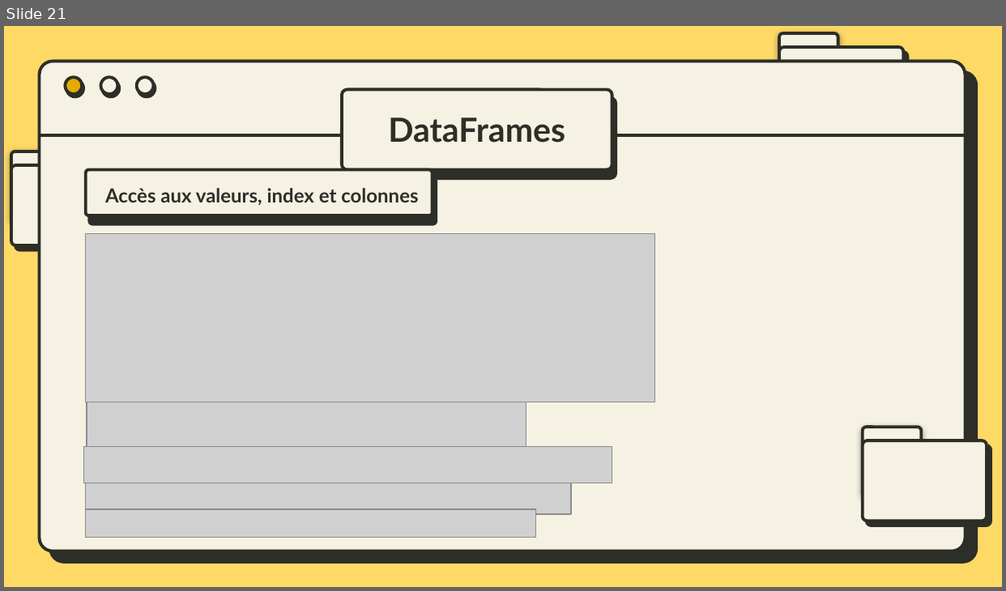
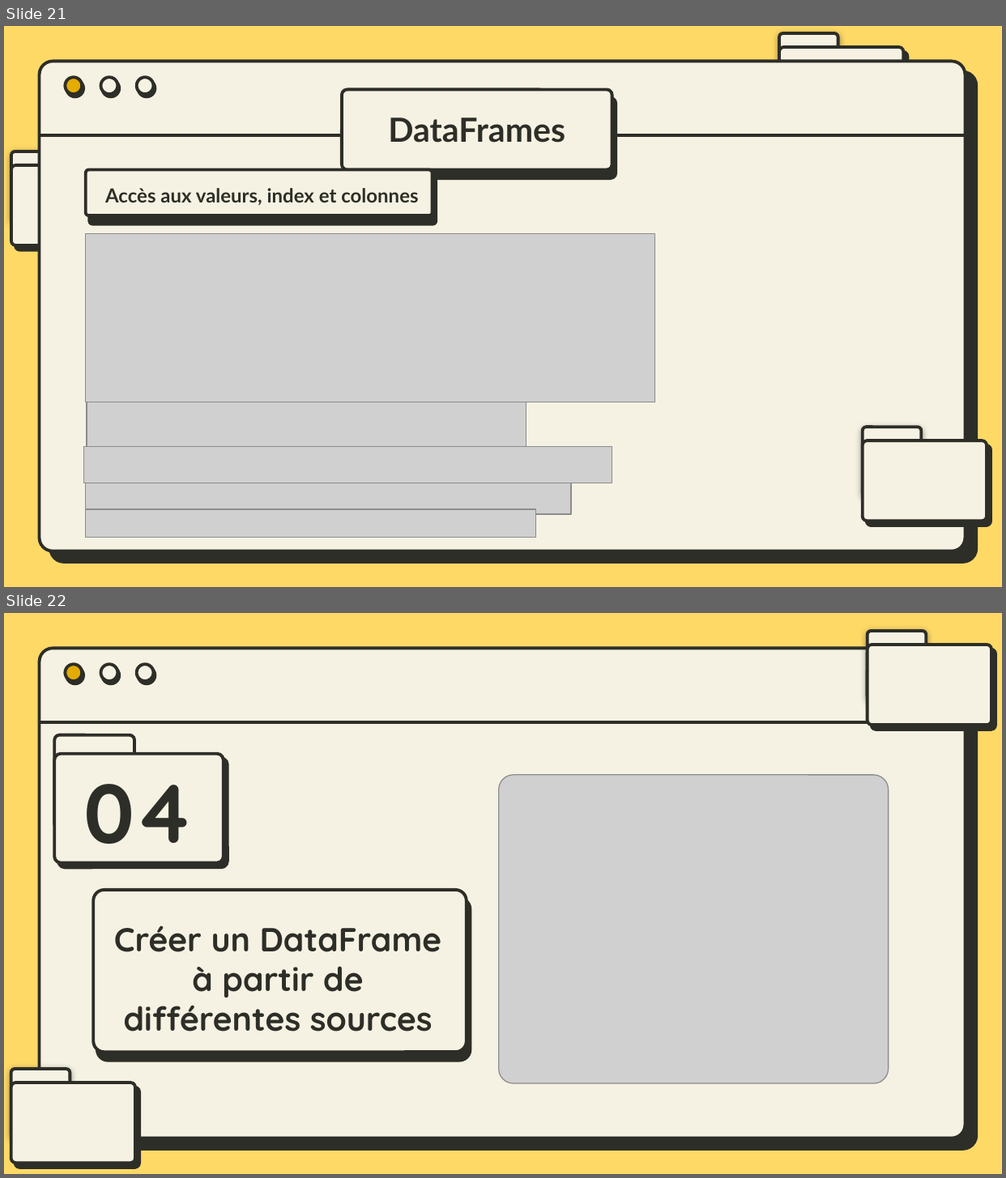
Before and after one commit to bydevmar/Master_MASD_FPO, a slide deck: SEMESTER 1/Modélisation avec Python/M- Pandas/Presentation/Pandas.pptx. Shown one above the other, each under a label of ours: slide 21 before the commit, slides 21 and 22 after it. The pictures are 1006x591 and 1006x1178 pixels, drawn with LibreOffice and Linux fonts; fonts in the diff are those of the drawing; grey boxes stand for pictures. Boxes give left, top, right and bottom in pixels: in the first picture for what was removed or moved away, otherwise in the second. Text is boxed around its words. In the diff, an @@ line names an element or a change of style, - is before the commit and + after.

```diff
--- a/SEMESTER 1/Modélisation avec Python/M- Pandas/Presentation/Pandas.pptx
+++ b/SEMESTER 1/Modélisation avec Python/M- Pandas/Presentation/Pandas.pptx
@@ slide 22 added at bbox=[4, 613, 1002, 1174], background #FFD966; not listed: 5 template elements that a slide beside it also shows @@
@@ rounded rectangle added at bbox=[867, 631, 926, 700], fill #F6F2E3, outline #2D2E27 2.25 pt @@
@@ rounded rectangle added at bbox=[867, 645, 991, 725], fill #F6F2E3, outline #2D2E27 2.25 pt @@
@@ rounded rectangle added at bbox=[55, 735, 134, 828], fill #F6F2E3, outline #2D2E27 2.25 pt @@
@@ rounded rectangle added at bbox=[55, 754, 224, 862], fill #F6F2E3, outline #2D2E27 2.25 pt @@
@@ picture added at bbox=[499, 775, 889, 1083] @@
@@ title added at bbox=[84, 784, 194, 865], 60 pt, text #2D2E27, bold @@
+04
@@ rounded rectangle added at bbox=[94, 890, 467, 1053], fill #F6F2E3, outline #2D2E27 2.25 pt @@
@@ title added at bbox=[114, 926, 442, 1032], 24 pt, text #2D2E27, bold @@
+Créer un DataFrame à partir de différentes sources
@@ rounded rectangle added at bbox=[11, 1069, 70, 1138], fill #F6F2E3, outline #2D2E27 2.25 pt @@
@@ rounded rectangle added at bbox=[11, 1083, 134, 1163], fill #F6F2E3, outline #2D2E27 2.25 pt @@
```
Also in this commit, not shown: 11 other slides added, 6 other files.
